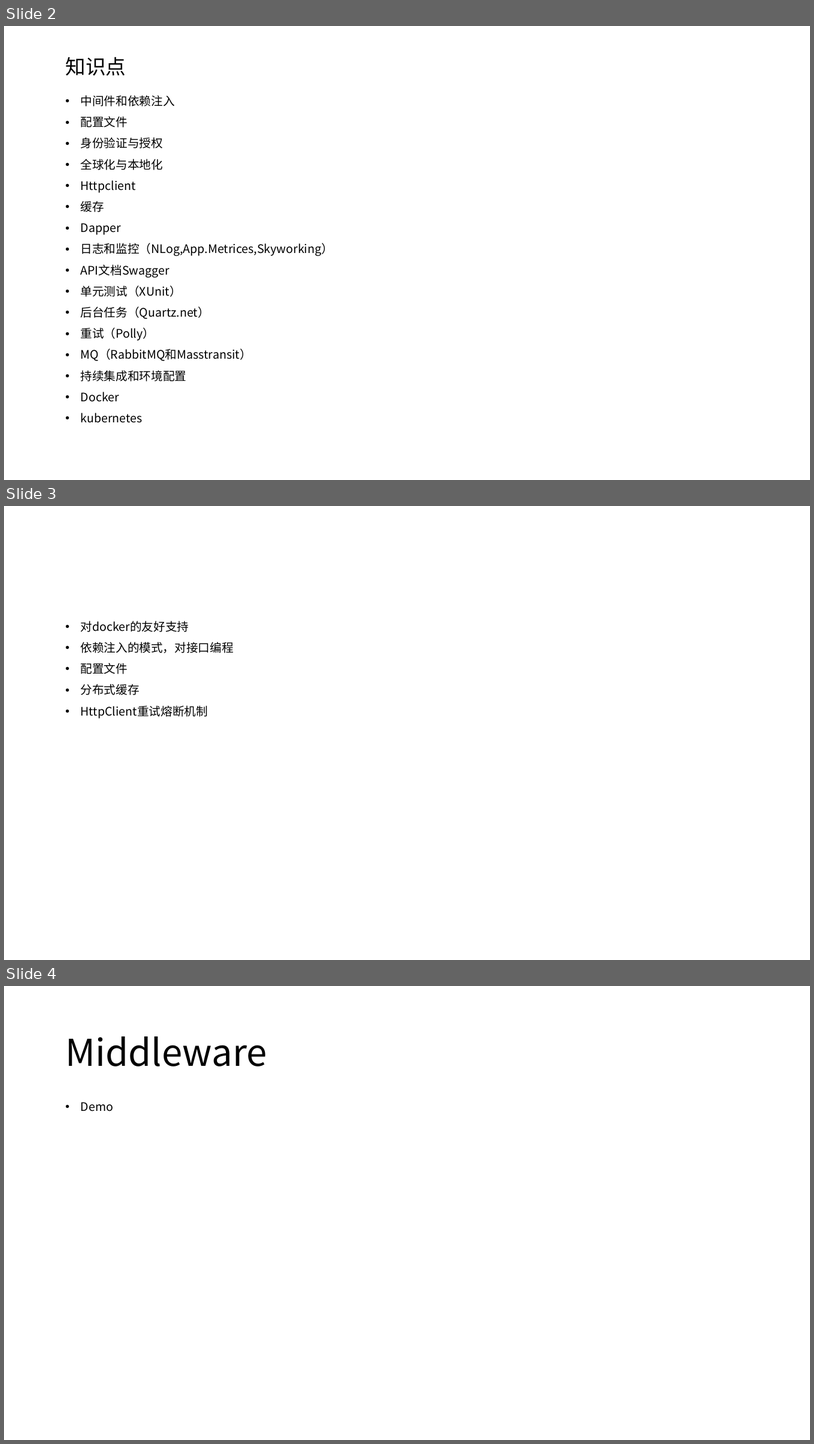
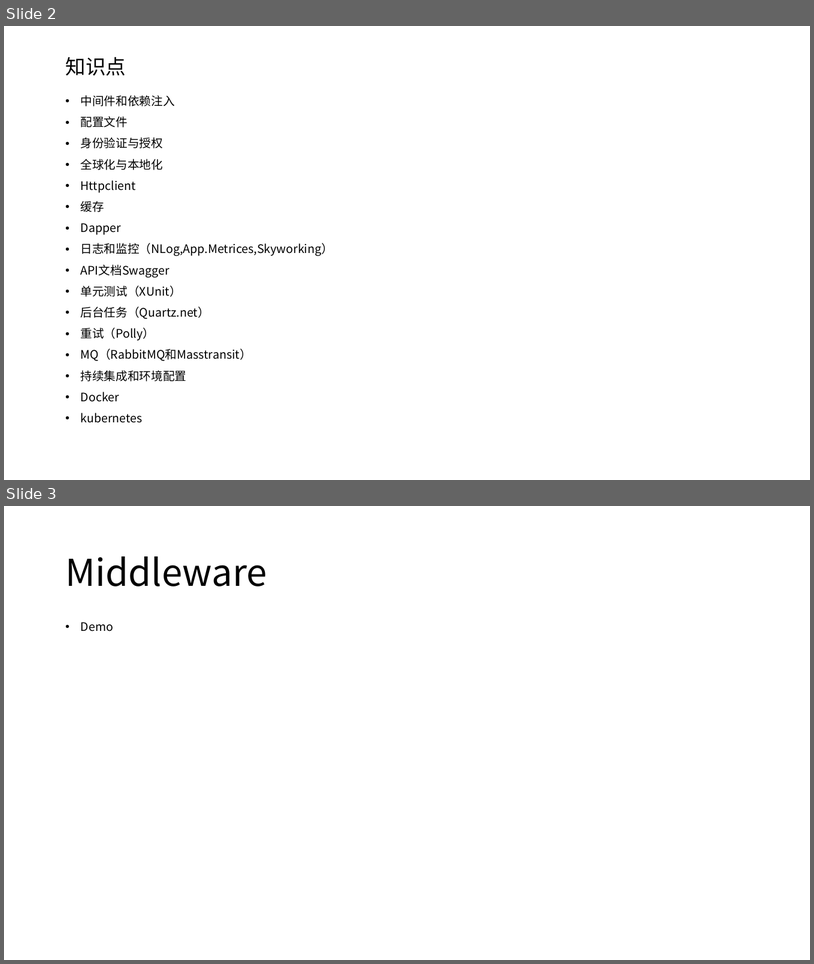
Before and after one commit to axzxs2001/aspnetcore5.0, a slide deck: aspnetcore3.0course/docs/aspnetcore3.0course.pptx. Shown one above the other, each under a label of ours: slides 2, 3 and 4 before the commit, slides 2 and 3 after it. The pictures are 814x1444 and 814x964 pixels, drawn with LibreOffice and Linux fonts; fonts in the diff are those of the drawing. Boxes give left, top, right and bottom in pixels: in the first picture for what was removed or moved away, otherwise in the second. Text is boxed around its words. In the diff, an @@ line names an element or a change of style, - is before the commit and + after.

```diff
--- a/aspnetcore3.0course/docs/aspnetcore3.0course.pptx
+++ b/aspnetcore3.0course/docs/aspnetcore3.0course.pptx
@@ slide 3 removed at <box>4,506,810,960</box>, background #FFFFFF @@
@@ text removed at <box>80,621,233,718</box> @@
-• 对docker的友好支持
-• 依赖注入的模式，对接口编程
-• 配置文件
-• 分布式缓存
-• HttpClient重试熔断机制
@@ what was slide 4 is now slide 3 @@
```
Also in this commit, not shown: 14 other files.
